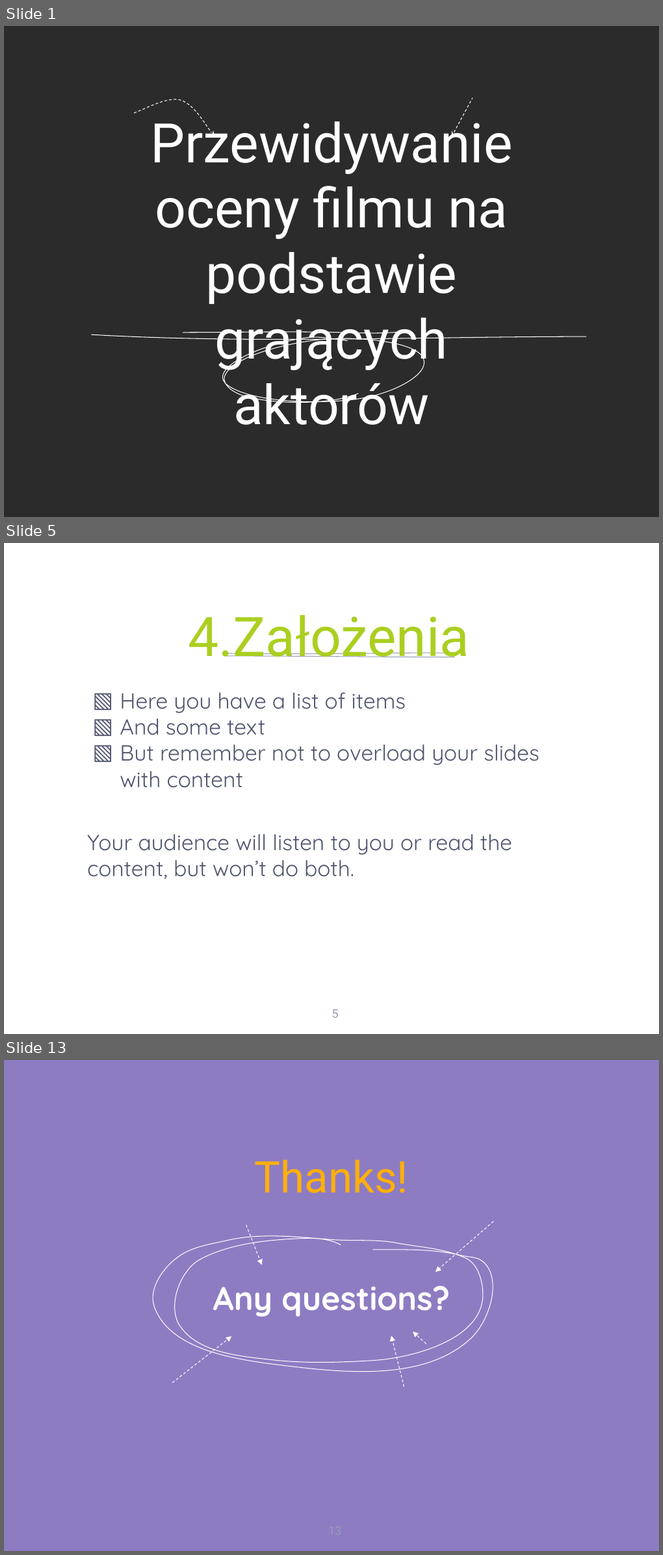
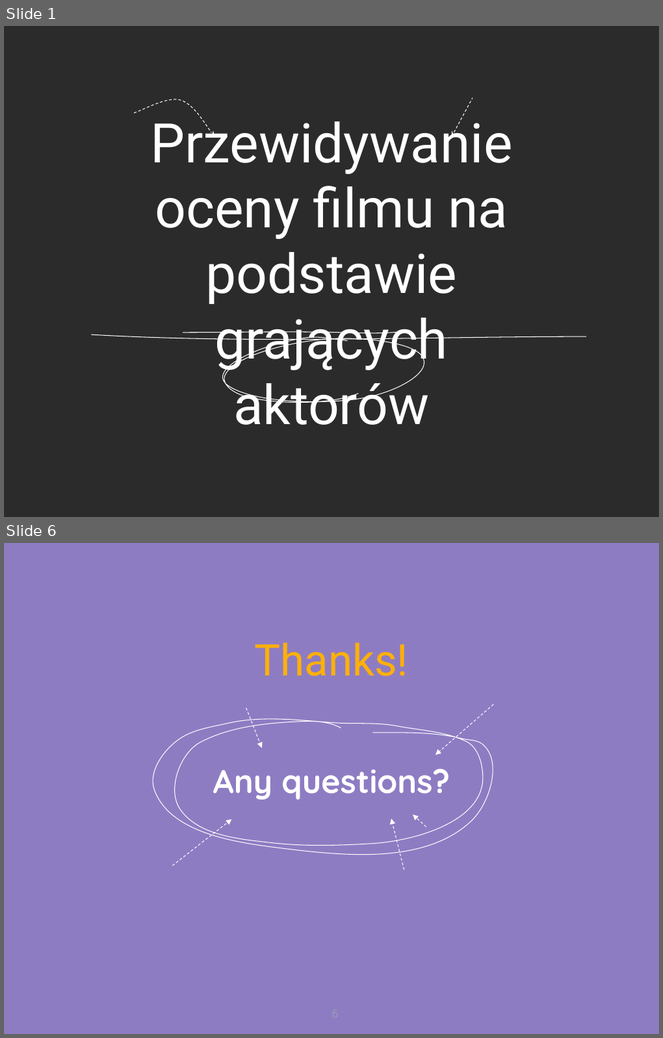
Before and after one commit to codevibess/MOW-SN, a slide deck: Presentation.pptx. Shown one above the other, each under a label of ours: slides 1, 5 and 13 before the commit, slides 1 and 6 after it; the slides between them are not shown. The pictures are 663x1555 and 663x1038 pixels, drawn with LibreOffice and Linux fonts; fonts in the diff are those of the drawing; background and template pictures are left out; a plain dark background stands for a picture behind light text. Boxes give left, top, right and bottom in pixels: in the first picture for what was removed or moved away, otherwise in the second. Text is boxed around its words. In the diff, an @@ line names an element or a change of style, - is before the commit and + after.

```diff
--- a/Presentation.pptx
+++ b/Presentation.pptx
@@ slide 5 removed at (4, 543, 659, 1034), background picture (left out) @@
@@ title removed at (188, 615, 469, 657) @@
-4.Założenia
@@ freeform shape removed at (224, 656, 456, 657) @@
@@ freeform shape removed at (228, 653, 447, 654) @@
@@ text removed at (87, 693, 539, 879) @@
-▧ Here you have a list of items
-▧ And some text
-▧ But remember not to overload your slides with content
-Your audience will listen to you or read the content, but won’t do both.
@@ page number removed at (332, 1010, 338, 1018) @@
-5
@@ what was slide 13 is now slide 6 @@
@@ page number at (316, 1001, 355, 1029): text changed @@
-13
+6
```
Also in this commit, not shown: 3 slides changed, 1 slide added, 7 other slides removed.
